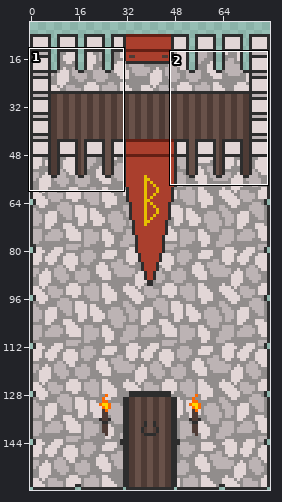
One commit to this sprite sheet: assets/Sprites/castle.png. The first picture is a wide view before the edit; the outline marks the close-up.
Close-up. First the earlier version:
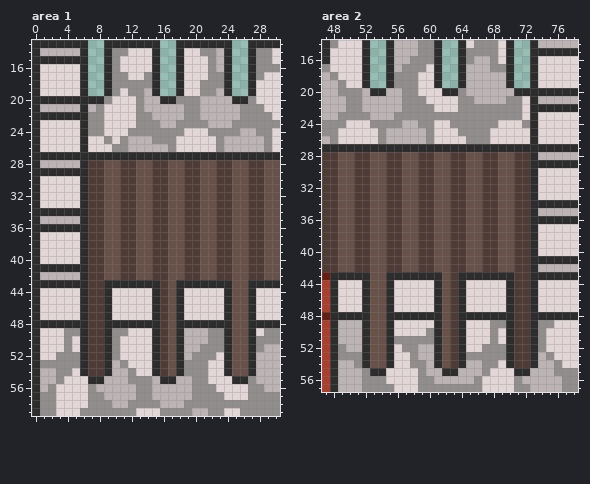
The file is 80x160 pixels. Shown: area 1: x 0..30, y 13..59; area 2: x 47..78, y 14..57. The wide view leaves out empty margins.
After:
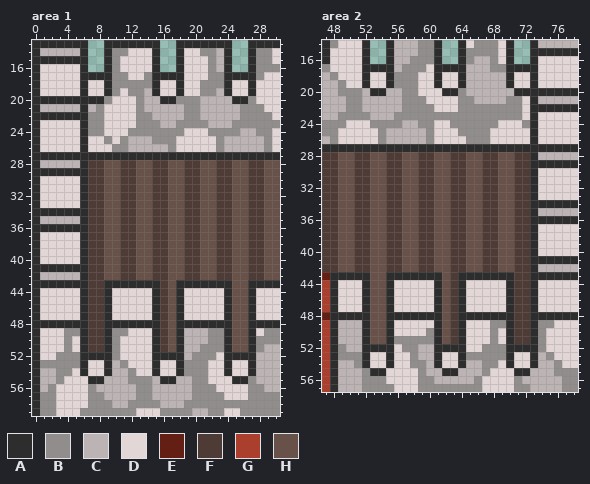
Palette (. is transparent): A #2d2d2d  B #918d8c  C #bcb3b4  D #e2d6d6  E #631f14  F #4e3b35  G #aa3f2d  H #685149
Diff:
Area 1:
y 17: x 7..8 .. -> AA; x 16..17 .. -> AA; x 25..26 .. -> AA
y 18..19: x 7..8 .. -> DD; x 16..17 .. -> DD; x 25..26 .. -> DD
y 52: x 7..8 FF -> AA; x 16..17 FH -> AA; x 25..26 HH -> AA
y 53..54: x 7..8 FF -> DD; x 16..17 FH -> DD; x 25..26 HH -> DD
Area 2:
y 17: x 53..54 .. -> AA; x 62..63 .. -> AA; x 71..72 .. -> AA
y 18..19: x 53..54 .. -> DD; x 62..63 .. -> DD; x 71..72 .. -> DD
y 52: x 53..54 HH -> AA; x 62..63 HF -> AA; x 71..72 FF -> AA
y 53..54: x 53..54 HH -> DD; x 62..63 HF -> DD; x 71..72 FF -> DD
